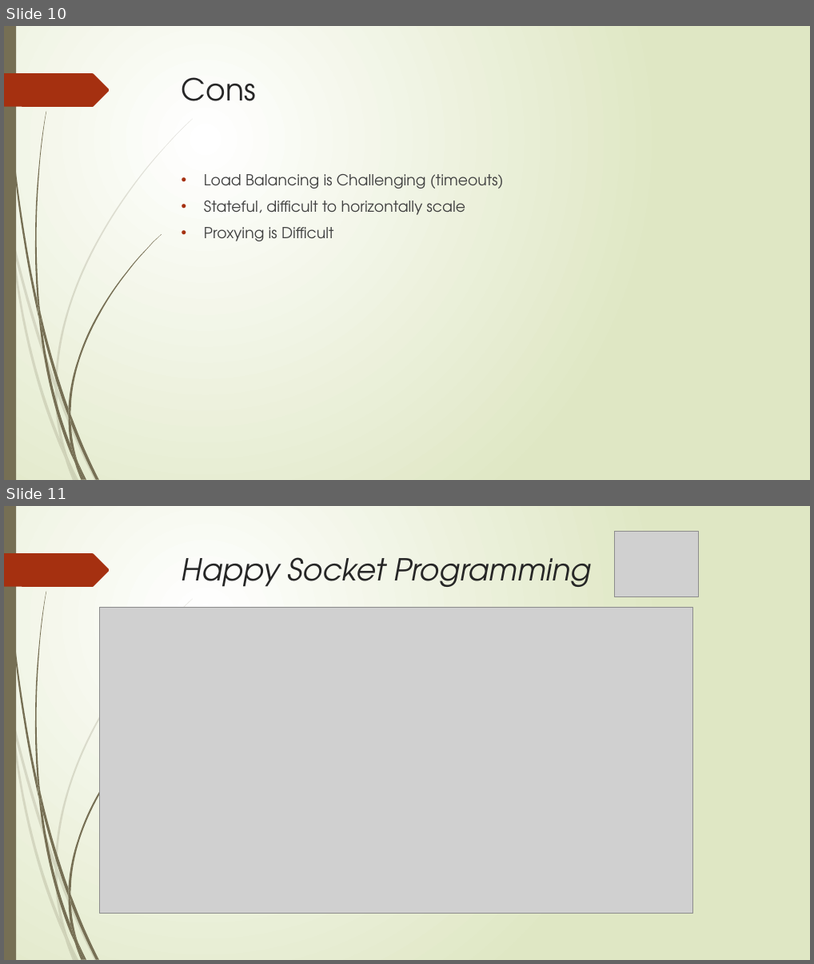
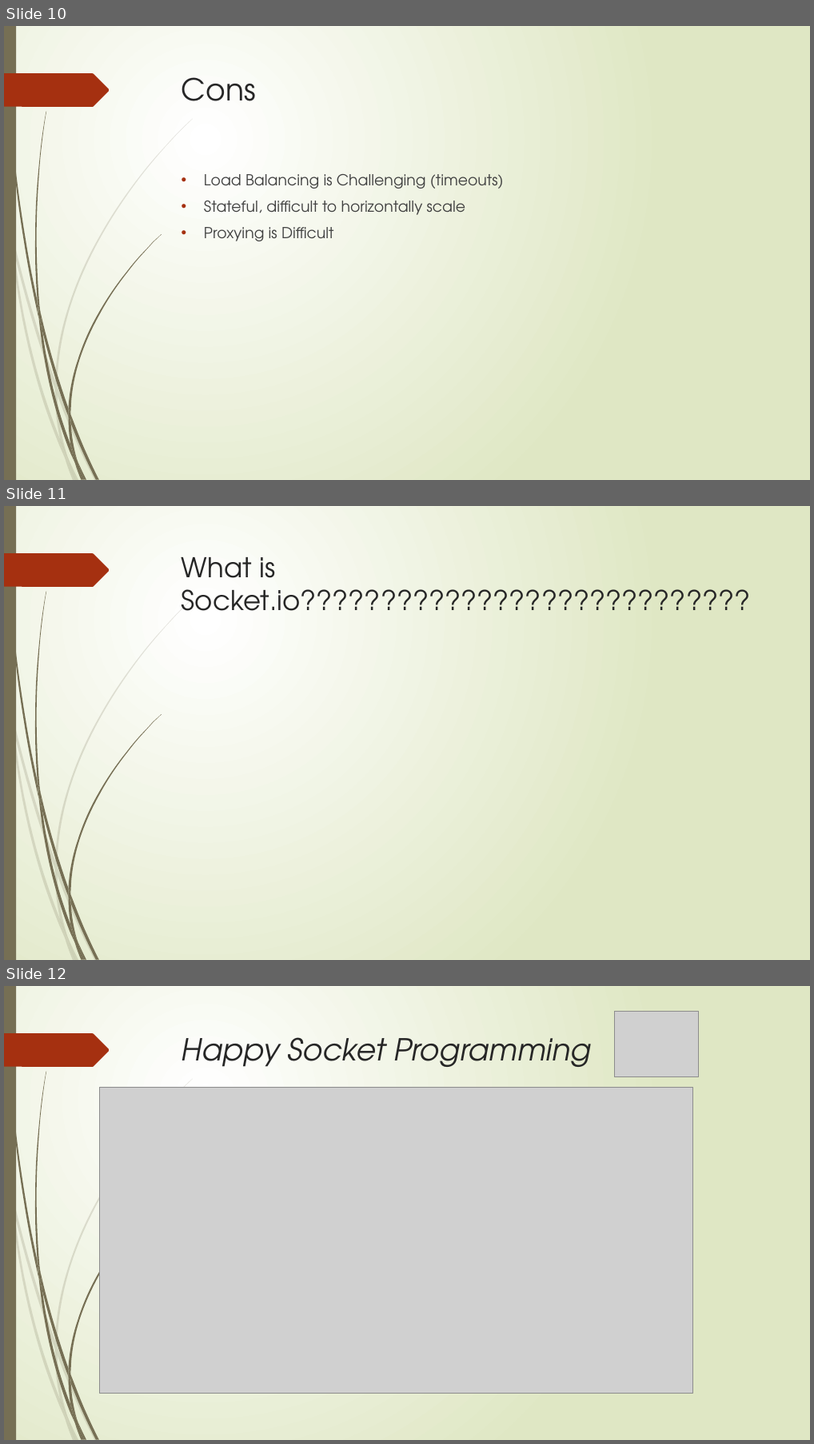
Before and after one commit to SushainDilishan/Presentations, a slide deck: Introduction to WebSockets.pptx. Shown one above the other, each under a label of ours: slides 10 and 11 before the commit, slides 10, 11 and 12 after it. The pictures are 814x964 and 814x1444 pixels, drawn with LibreOffice and Linux fonts; fonts in the diff are those of the drawing; grey boxes stand for pictures. Boxes give left, top, right and bottom in pixels: in the first picture for what was removed or moved away, otherwise in the second. Text is boxed around its words. In the diff, an @@ line names an element or a change of style, - is before the commit and + after.

```diff
--- a/Introduction to WebSockets.pptx
+++ b/Introduction to WebSockets.pptx
@@ slide 11 added at (4, 506, 810, 960), background gradient #FFFFFF to #DFE8C4; not listed: 24 template elements that a slide beside it also shows @@
@@ title added at (182, 557, 751, 611), 32.4 pt, text #262626 @@
+What is Socket.io????????????????????????????
@@ what was slide 11 is now slide 12 @@
```
Also in this commit, not shown: 2 slides changed.
